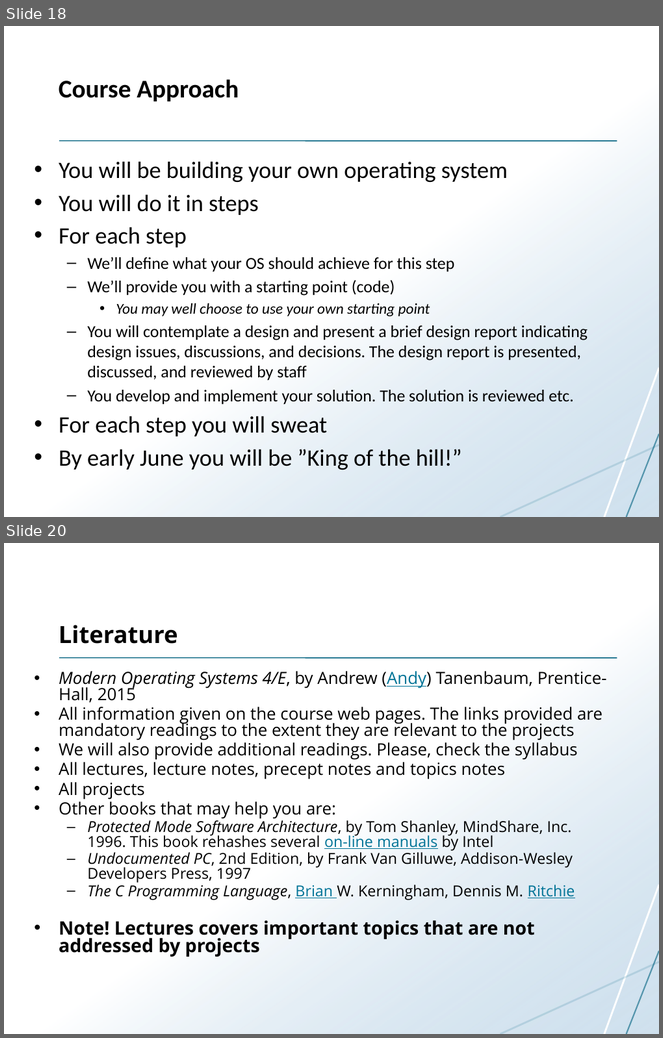
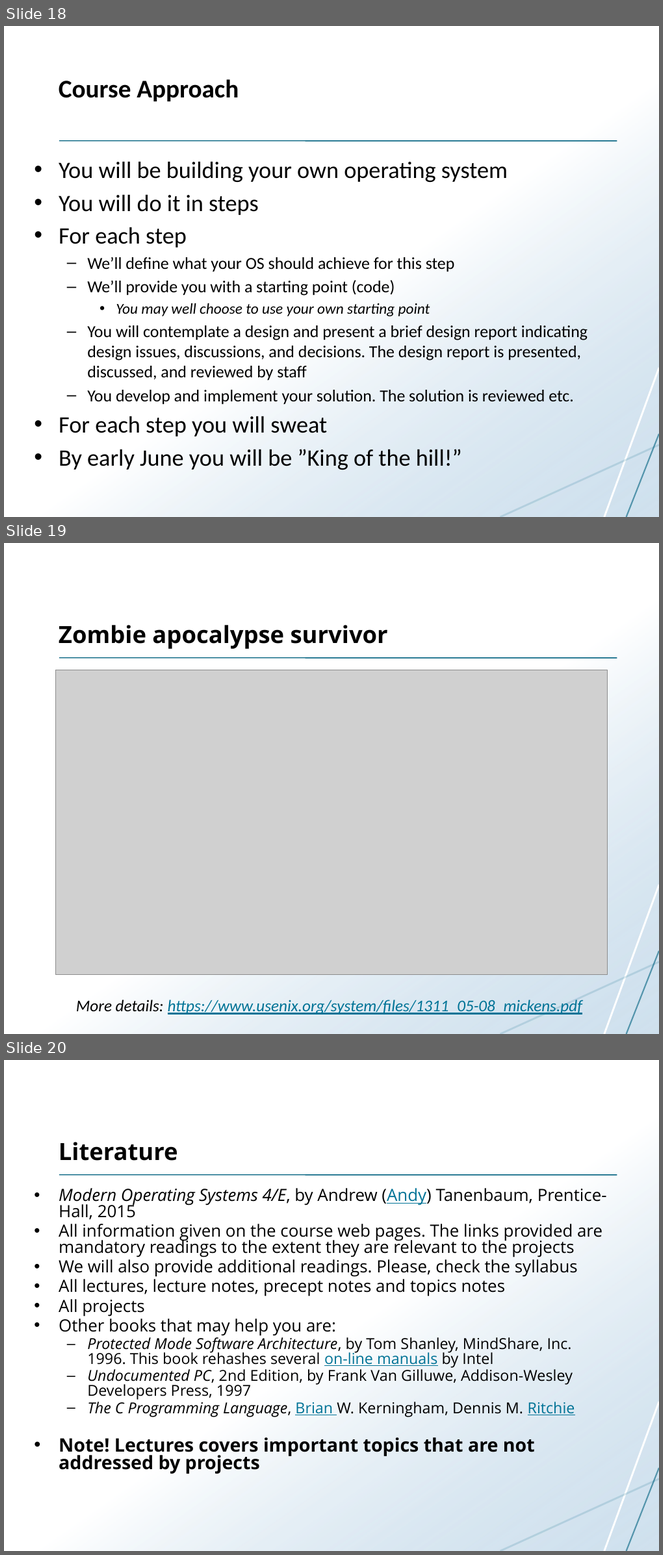
Before and after one commit to uit-inf-2201-s18/uit-inf-2201-s18.github.io, a slide deck: lectures/01-introduction.pptx. Shown one above the other, each under a label of ours: slides 18 and 20 before the commit, slides 18, 19 and 20 after it; the slides between them are not shown. The pictures are 663x1038 and 663x1555 pixels, drawn with LibreOffice and Linux fonts; fonts in the diff are those of the drawing; grey boxes stand for pictures. Boxes give left, top, right and bottom in pixels: in the first picture for what was removed or moved away, otherwise in the second. Text is boxed around its words. In the diff, an @@ line names an element or a change of style, - is before the commit and + after.

```diff
--- a/lectures/01-introduction.pptx
+++ b/lectures/01-introduction.pptx
@@ slide 19 added at [4, 543, 659, 1034], background #FFFFFF; not listed: 5 template elements that a slide beside it also shows @@
@@ title added at [59, 625, 388, 649], 26 pt, text #000000, bold @@
+Zombie apocalypse survivor
@@ picture added at [56, 670, 608, 975] @@
@@ text added at [76, 1000, 582, 1015], 18 pt, text #007396, italic, underline @@
+More details: https://www.usenix.org/system/files/1311_05-08_mickens.pdf
```
Also in this commit, not shown: 1 slide removed, 1 other file.
